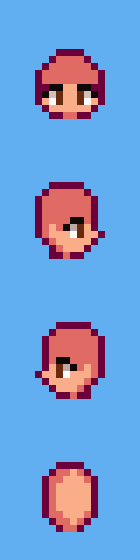
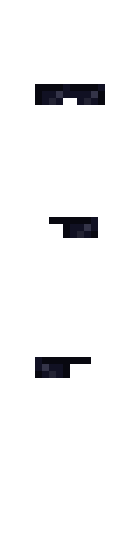
Layered file, before and after one edit (140 x 560). Changes by layer:
added layer "square shades" in group "content" over left=35, top=84, right=105, bottom=378
hid group "ref" (8 layers) over left=14, top=0, right=133, bottom=560
hid group "background" (2 layers) over left=0, top=0, right=140, bottom=560
